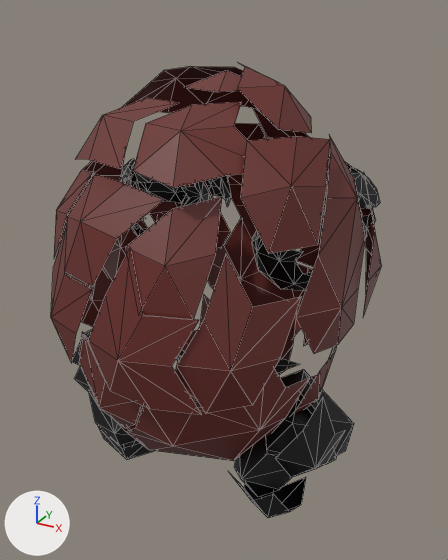
Renders of the glTF model public/models/azuki_unarmed_frames/explode/explode.f0002.glb from each side of a commit.
Camera for both pictures: a 50 mm camera at (2.03, -3.46, 3.17) aimed at (0.08, 0.09, 1.39). Lighting does not change. The marker at lower left points along +X, +Y and +Z. Mesh edges are drawn as thin lines. Where no turn or scale is listed for an object, it has been applied to the vertices. Vertices at the same position are counted once.

Script lines for the objects in view, before the commit:
```python
me_bodysubnode_001 = bpy.data.meshes.new('BodySubnode.001')
me_bodysubnode_001.from_pydata(...)  # 874 vertices, 878 faces; spans x -1.23..1.11, y -1.12..1.12, z -0.24..2.84
me_bodysubnode_001.materials.append(mat_bakedmaterial)  # picture img_bakedesttexture
ob_body_001 = bpy.data.objects.new('Body.001', me_bodysubnode_001)
ob_body_001.location = (0.0, 0.0, 0.0)
```
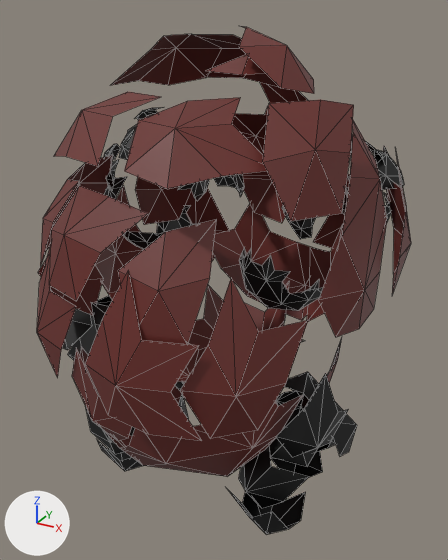
Boxes (x1, y1, x2, y2) around the edits, measured in the pictures (448 x 560 px; the box of a moved part takes in the faces that stretch with it):
'Body.001', reshaped (13% wider, 12% taller): before (51, 65, 381, 518); after (37, 26, 411, 535)
part 1 of me_bodysubnode_001, moved or reshaped: before (175, 315, 296, 408); after (178, 282, 289, 382)
part 2 of me_bodysubnode_001, moved or reshaped: before (116, 369, 311, 461); after (104, 395, 303, 477)
part 3 of me_bodysubnode_001, moved or reshaped: before (291, 345, 337, 416); after (301, 338, 342, 409)
part 4 of me_bodysubnode_001, moved or reshaped: before (139, 405, 143, 416); after (171, 386, 182, 403)
part 5 of me_bodysubnode_001, moved or reshaped: before (182, 295, 210, 352); after (188, 285, 223, 350)
part 6 of me_bodysubnode_001, moved or reshaped: before (296, 135, 365, 353); after (319, 120, 387, 337)
part 7 of me_bodysubnode_001, moved or reshaped: before (79, 334, 142, 428); after (72, 348, 132, 441)
part 8 of me_bodysubnode_001, moved or reshaped: before (88, 247, 202, 415); after (85, 270, 202, 441)
part 9 of me_bodysubnode_001, moved or reshaped: before (81, 269, 113, 327); after (38, 260, 103, 315)
part 10 of me_bodysubnode_001, moved or reshaped: before (79, 332, 106, 382); after (80, 347, 99, 396)
part 11 of me_bodysubnode_001, moved or reshaped: before (51, 224, 92, 363); after (37, 245, 76, 378)
part 12 of me_bodysubnode_001, moved or reshaped: before (207, 218, 310, 336); after (213, 204, 316, 321)
part 13 of me_bodysubnode_001, moved or reshaped (not visible before): after (102, 282, 117, 300)
part 14 of me_bodysubnode_001, moved or reshaped: before (304, 268, 313, 346); after (306, 224, 343, 321)
part 15 of me_bodysubnode_001, moved or reshaped: before (296, 211, 325, 267); after (313, 174, 350, 248)
part 16 of me_bodysubnode_001, moved or reshaped: before (176, 255, 302, 414); after (180, 278, 308, 439)
part 17 of me_bodysubnode_001, moved or reshaped: before (102, 177, 148, 281); after (95, 185, 143, 292)
part 18 of me_bodysubnode_001, moved or reshaped: before (229, 184, 259, 239); after (242, 107, 286, 223)
part 19 of me_bodysubnode_001, moved or reshaped: before (360, 196, 381, 315); after (386, 149, 411, 295)
part 20 of me_bodysubnode_001, moved or reshaped: before (125, 197, 222, 319); after (118, 219, 217, 344)
part 21 of me_bodysubnode_001, moved or reshaped: before (241, 136, 330, 254); after (263, 100, 354, 221)
part 22 of me_bodysubnode_001, moved or reshaped: before (133, 102, 248, 188); after (124, 97, 266, 189)
part 23 of me_bodysubnode_001, moved or reshaped: before (54, 150, 126, 257); after (40, 155, 113, 266)
part 24 of me_bodysubnode_001, moved or reshaped: before (64, 65, 380, 518); after (49, 26, 404, 535)

The change, as a list of edits to the scene's bpy script:
```text
Change me_bodysubnode_001:
    remove me_bodysubnode_001.from_pydata(...)  # 874 vertices, 878 faces; spans x -1.23..1.11, y -1.12..1.12, z -0.24..2.84
    add me_bodysubnode_001.from_pydata(...)  # 874 vertices, 878 faces; spans x -1.37..1.26, y -1.24..1.24, z -0.36..3.06
    me_bodysubnode_001 part 1: the loose piece of 15 vertices spanning x -0.42..0.57, y -0.26..0.66, z 0.36..1.02 is moved by (-0.07, -0.01, 0.2)
    me_bodysubnode_001 part 2: the loose piece of 20 vertices spanning x -0.5..0.88, y -0.96..-0.05, z 0.15..1.33 is moved by (-0.02, -0.05, -0.11)
    me_bodysubnode_001 part 3: the loose piece of 10 vertices spanning x 0.42..0.89, y -0.18..0.5, z 0.22..1.02 is moved by (-0.01, 0.08, -0.13)
    me_bodysubnode_001 part 4: the loose piece of 10 vertices spanning x -0.81..-0.28, y -0.51..0.24, z 0.17..0.73 is moved by (-0.01, -0.01, -0.09)
    me_bodysubnode_001 part 5: the loose piece of 9 vertices spanning x -0.65..0.08, y 0.4..0.83, z 0.28..0.84 is moved by (-0.05, 0.15, 0.03)
    me_bodysubnode_001 part 6: the loose piece of 13 vertices spanning x 0.72..1.06, y -0.52..0.29, z 1.23..2.44 is moved by (0.11, 0.04, 0.12)
    me_bodysubnode_001 part 7: the loose piece of 8 vertices spanning x -0.51..0.11, y -0.97..-0.72, z 0.52..1.36 is moved by (-0.03, -0.05, -0.08)
    me_bodysubnode_001 part 8: the loose piece of 10 vertices spanning x -0.22..0.5, y -1.12..-0.93, z 1.03..1.99 is moved by (0.07, -0.12, -0.08)
    me_bodysubnode_001 part 9: the loose piece of 8 vertices spanning x -1.07..-0.83, y -0.48..0.17, z 0.79..1.62 is moved by (-0.12, -0.08, 0.18)
    me_bodysubnode_001 part 10: the loose piece of 8 vertices spanning x -0.85..-0.46, y -0.82..-0.24, z 0.42..1.02 is moved by (-0.03, 0.01, -0.14)
    me_bodysubnode_001 part 11: the loose piece of 14 vertices spanning x -1.02..-0.2, y -0.97..-0.07, z 1.01..1.97 is moved by (-0.07, -0.07, -0.1)
    me_bodysubnode_001 part 12: the loose piece of 13 vertices spanning x -0.62..0.51, y 0.72..1.08, z 0.67..1.55 is moved by (0.02, 0.16, 0.11)
    me_bodysubnode_001 part 13: the loose piece of 8 vertices spanning x -1.12..-0.62, y 0.14..0.66, z 0.68..1.28 is moved by (-0.19, -0.01, 0.12)
    me_bodysubnode_001 part 14: the loose piece of 8 vertices spanning x 0.37..0.78, y 0.45..0.99, z 0.72..1.55 is moved by (-0.06, 0.18, 0.11)
    me_bodysubnode_001 part 15: the loose piece of 10 vertices spanning x 0.23..0.87, y 0.69..1.05, z 1.24..2.2 is moved by (0.1, 0.13, 0.14)
    me_bodysubnode_001 part 16: the loose piece of 9 vertices spanning x 0.37..0.9, y -0.99..-0.49, z 1.01..1.97 is moved by (0.08, -0.09, -0.09)
    me_bodysubnode_001 part 17: the loose piece of 9 vertices spanning x -1.02..-0.84, y -0.14..0.58, z 1.02..1.98 is moved by (-0.07, 0.02, -0.08)
    me_bodysubnode_001 part 18: the loose piece of 9 vertices spanning x -0.46..0.26, y 0.92..1.12, z 1.31..2.26 is moved by (-0.04, 0.12, 0.2)
    me_bodysubnode_001 part 19: the loose piece of 9 vertices spanning x 0.79..1.11, y 0.09..0.74, z 1.26..2.22 is moved by (0.16, 0.09, 0.16)
    me_bodysubnode_001 part 20: the loose piece of 7 vertices spanning x 0.04..0.51, y -1.04..-0.62, z 1.64..2.23 is moved by (0.03, -0.12, -0.09)
    me_bodysubnode_001 part 21: the loose piece of 8 vertices spanning x 0.55..0.95, y -0.69..-0.02, z 1.98..2.52 is moved by (0.13, -0.02, 0.2)
    me_bodysubnode_001 part 22: the loose piece of 9 vertices spanning x -0.05..0.69, y -0.86..-0.18, z 2.32..2.67 is moved by (0.08, -0.18, 0.05)
    me_bodysubnode_001 part 23: the loose piece of 12 vertices spanning x -1.01..-0.45, y -0.69..0.24, z 1.66..2.25 is moved by (-0.11, -0.02, -0.07)
    me_bodysubnode_001 part 24: 628 of 874 vertices moved; they spanned x -1.23..1.09, y -1.02..1.05, z -0.24..2.84 and now span x -1.37..1.1, y -1.14..1.2, z -0.36..3.06; mean shift (-0.01, 0.02, 0.06); largest move (-0.2, 0.29, 2.02) -> (-0.13, 0.14, 2.21)
```
